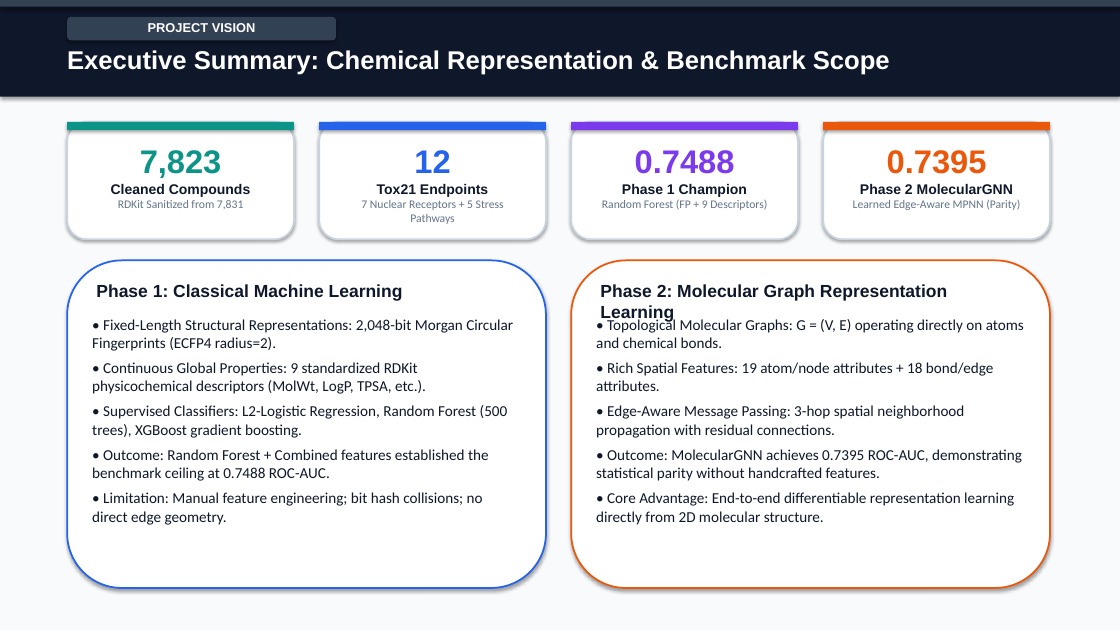
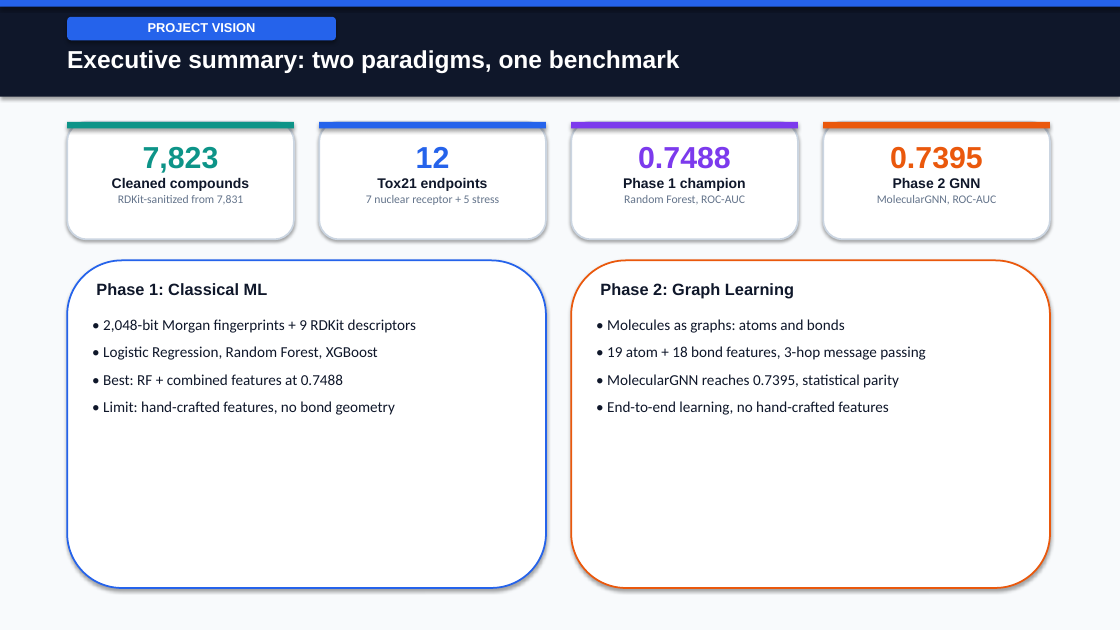
Before and after one commit to shouryapratap132006/Molecular-Toxicity-Prediction, a slide deck: slide 2 of reports/final_presentation/phase2_final_presentation.pptx. Drawn at 1120x630 pixels with LibreOffice and Linux fonts; fonts in the diff are those of the drawing. Boxes give left, top, right and bottom in pixels: in the first picture for what was removed or moved away, otherwise in the second. Text is boxed around its words. In the diff, an @@ line names an element or a change of style, - is before the commit and + after.

Commit message:
docs(presentation): align slide deck directly with defense script

```diff
--- a/reports/final_presentation/phase2_final_presentation.pptx
+++ b/reports/final_presentation/phase2_final_presentation.pptx
@@ rectangle at bbox=[0, 0, 1120, 7]: fill #334155 to #2563EB @@
@@ rounded rectangle "PROJECT VISION" at bbox=[67, 17, 336, 40]: fill #334155 to #2563EB @@
@@ text at bbox=[67, 50, 680, 73]: text changed; size 22 to 21 pt @@
-Executive Summary: Chemical Representation & Benchmark Scope
+Executive summary: two paradigms, one benchmark
@@ text at bbox=[143, 147, 219, 173]: size 28 to 26 pt in "7,823" @@
@@ text at bbox=[416, 147, 450, 168]: size 28 to 26 pt in "12" @@
@@ text at bbox=[638, 147, 731, 169]: size 28 to 26 pt in "0.7488" @@
@@ text at bbox=[890, 146, 983, 169]: size 28 to 26 pt in "0.7395" @@
@@ text at bbox=[112, 178, 249, 204]: text changed @@
-Cleaned Compounds
-RDKit Sanitized from 7,831
+Cleaned compounds
+RDKit-sanitized from 7,831
@@ text at bbox=[366, 178, 499, 205]: text changed @@
-Tox21 Endpoints
-7 Nuclear Receptors + 5 Stress Pathways
+Tox21 endpoints
+7 nuclear receptor + 5 stress
@@ text at bbox=[623, 178, 746, 204]: text changed @@
-Phase 1 Champion
-Random Forest (FP + 9 Descriptors)
+Phase 1 champion
+Random Forest, ROC-AUC
@@ text at bbox=[877, 178, 997, 204]: text changed @@
-Phase 2 MolecularGNN
-Learned Edge-Aware MPNN (Parity)
+Phase 2 GNN
+MolecularGNN, ROC-AUC
@@ text at bbox=[96, 283, 268, 295]: text changed; size 15 to 14 pt @@
-Phase 1: Classical Machine Learning
+Phase 1: Classical ML
@@ text at bbox=[600, 283, 794, 299]: text changed; size 15 to 14 pt @@
-Phase 2: Molecular Graph Representation Learning
+Phase 2: Graph Learning
@@ text at bbox=[103, 319, 416, 415]: text changed @@
-• Fixed-Length Structural Representations: 2,048-bit Morgan Circular Fingerprints (ECFP4 radius=2).
-• Continuous Global Properties: 9 standardized RDKit physicochemical descriptors (MolWt, LogP, TPSA, etc.).
-• Supervised Classifiers: L2-Logistic Regression, Random Forest (500 trees), XGBoost gradient boosting.
-• Outcome: Random Forest + Combined features established the benchmark ceiling at 0.7488 ROC-AUC.
-• Limitation: Manual feature engineering; bit hash collisions; no direct edge geometry.
+• 2,048-bit Morgan fingerprints + 9 RDKit descriptors
+• Logistic Regression, Random Forest, XGBoost
+• Best: RF + combined features at 0.7488
+• Limit: hand-crafted features, no bond geometry
@@ text at bbox=[607, 319, 926, 415]: text changed @@
-• Topological Molecular Graphs: G = (V, E) operating directly on atoms and chemical bonds.
-• Rich Spatial Features: 19 atom/node attributes + 18 bond/edge attributes.
-• Edge-Aware Message Passing: 3-hop spatial neighborhood propagation with residual connections.
-• Outcome: MolecularGNN achieves 0.7395 ROC-AUC, demonstrating statistical parity without handcrafted features.
-• Core Advantage: End-to-end differentiable representation learning directly from 2D molecular structure.
+• Molecules as graphs: atoms and bonds
+• 19 atom + 18 bond features, 3-hop message passing
+• MolecularGNN reaches 0.7395, statistical parity
+• End-to-end learning, no hand-crafted features
```
Also in this commit, not shown: 19 other slides changed, 1 other file.
